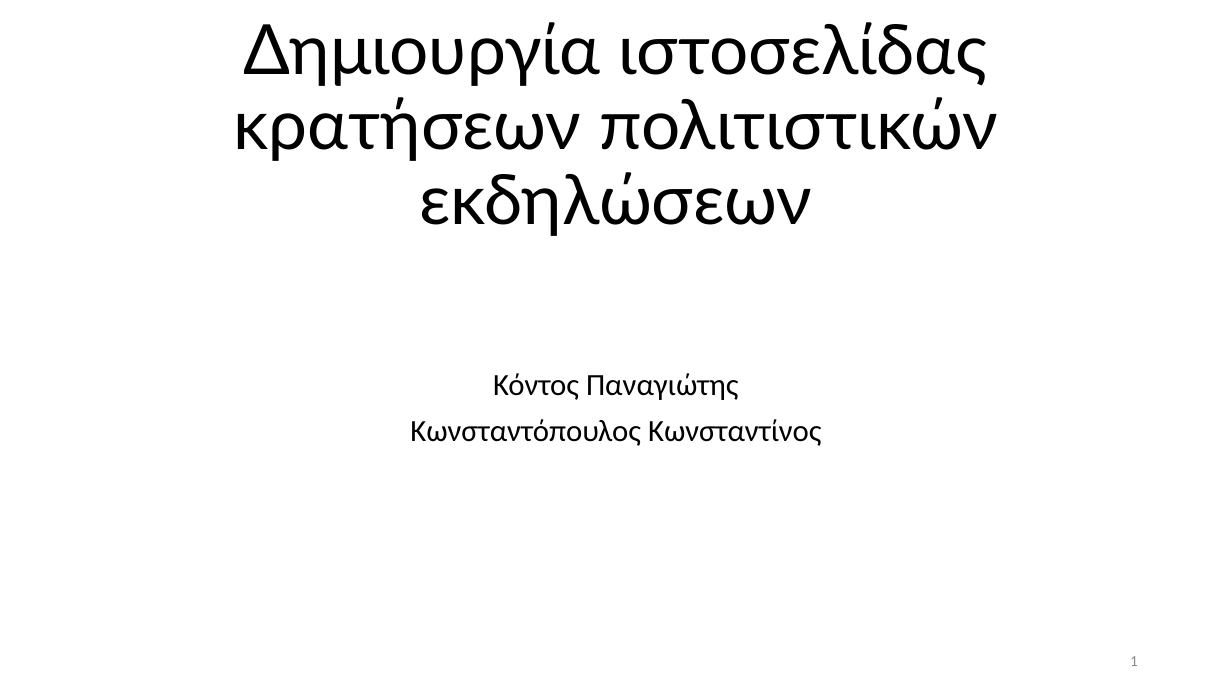
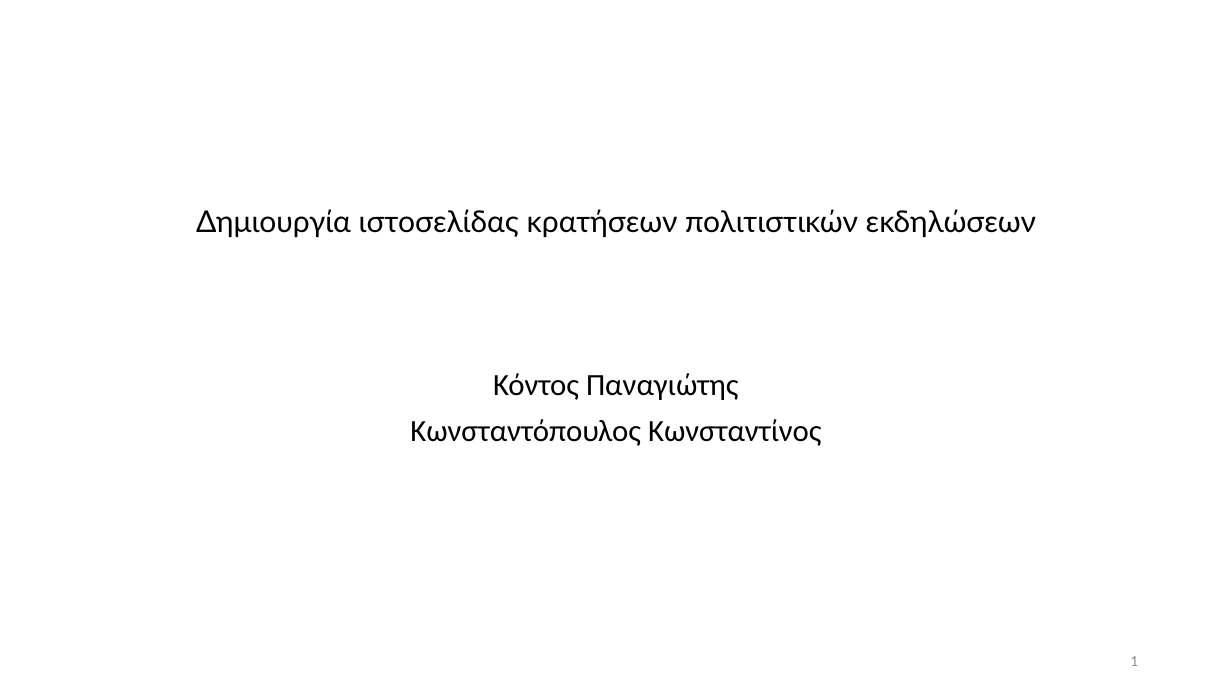
Before and after one commit to KonstantoJr/web_dev_project, a slide deck: slide 1 of report/middle presentation/omada22.pptx. Drawn at 1232x693 pixels with LibreOffice and Linux fonts; fonts in the diff are those of the drawing. Boxes give left, top, right and bottom in pixels: in the first picture for what was removed or moved away, otherwise in the second. Text is boxed around its words. In the diff, an @@ line names an element or a change of style, - is before the commit and + after.

```diff
--- a/report/middle presentation/omada22.pptx
+++ b/report/middle presentation/omada22.pptx
@@ text "Δημιουργία ιστοσελίδας κρατήσεων πολιτιστικών εκδηλώσεων" at <box>196,209,1036,237</box>: size 54 to 23.4 pt @@
@@ page number at <box>1130,656,1138,666</box>: text colour #8C8C8C to #8B8B8B @@
```
Also in this commit, not shown: 3 other slides changed.
